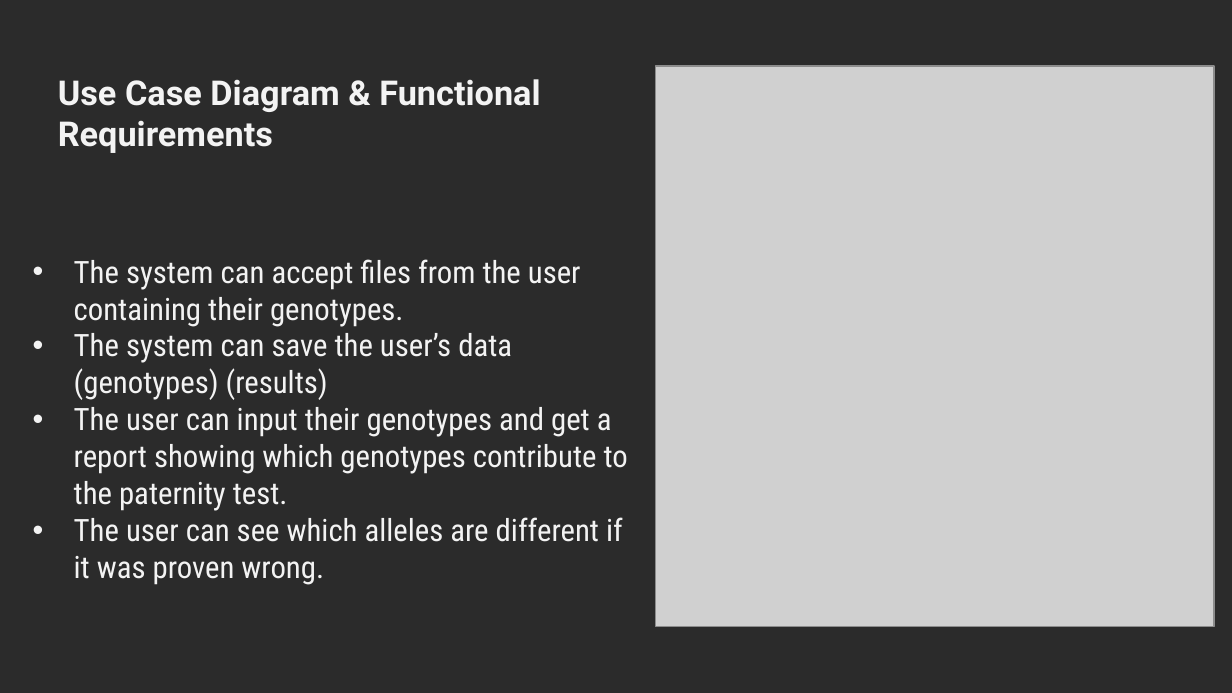
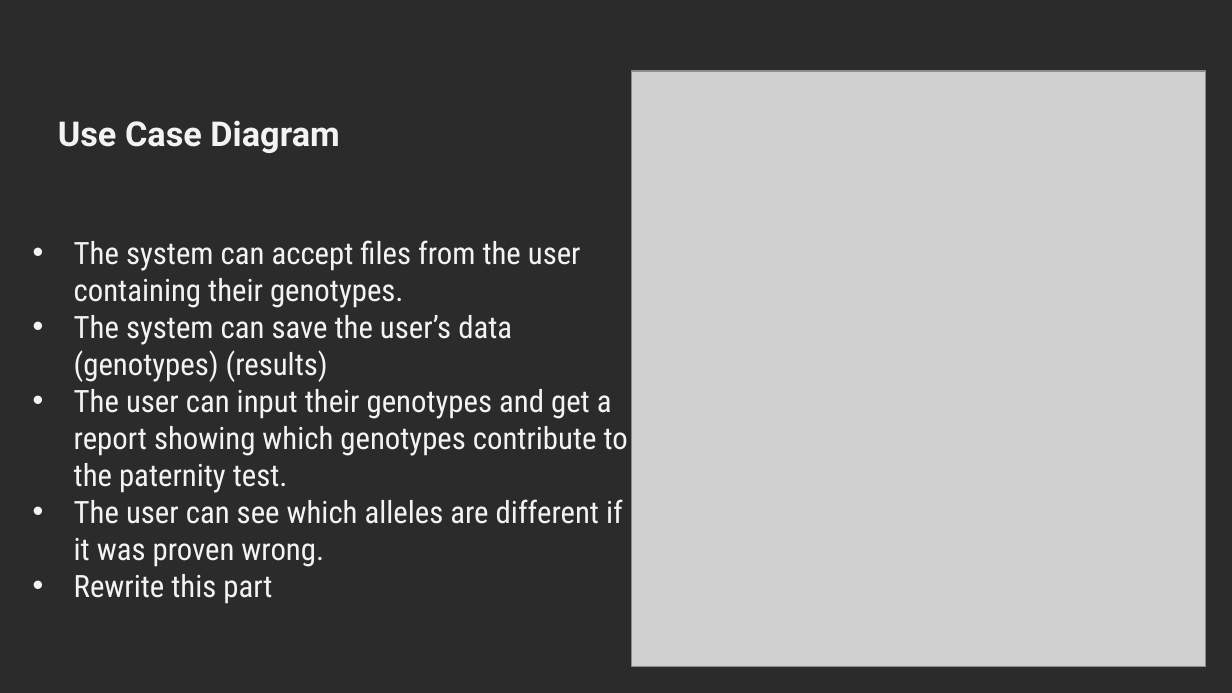
Before and after one commit to YoussifAssem/Genatac, a slide deck: slide 9 of E-Genetics/presentations/new presentation.pptx. Drawn at 1232x693 pixels with LibreOffice and Linux fonts; fonts in the diff are those of the drawing; grey boxes stand for pictures; background and template pictures are left out; a plain dark background stands for a picture behind light text. Boxes give left, top, right and bottom in pixels: in the first picture for what was removed or moved away, otherwise in the second. Text is boxed around its words. In the diff, an @@ line names an element or a change of style, - is before the commit and + after.

```diff
--- a/E-Genetics/presentations/new presentation.pptx
+++ b/E-Genetics/presentations/new presentation.pptx
@@ picture: place and size @@
-picture at [655,67,1214,627]
+picture at [632,71,1206,667]
@@ text at [58,121,339,153]: text changed @@
-Use Case Diagram & Functional Requirements
+Use Case Diagram
@@ text at [74,574,272,604]: paragraph added @@
+• Rewrite this part
```
Also in this commit, not shown: 5 other slides changed.
